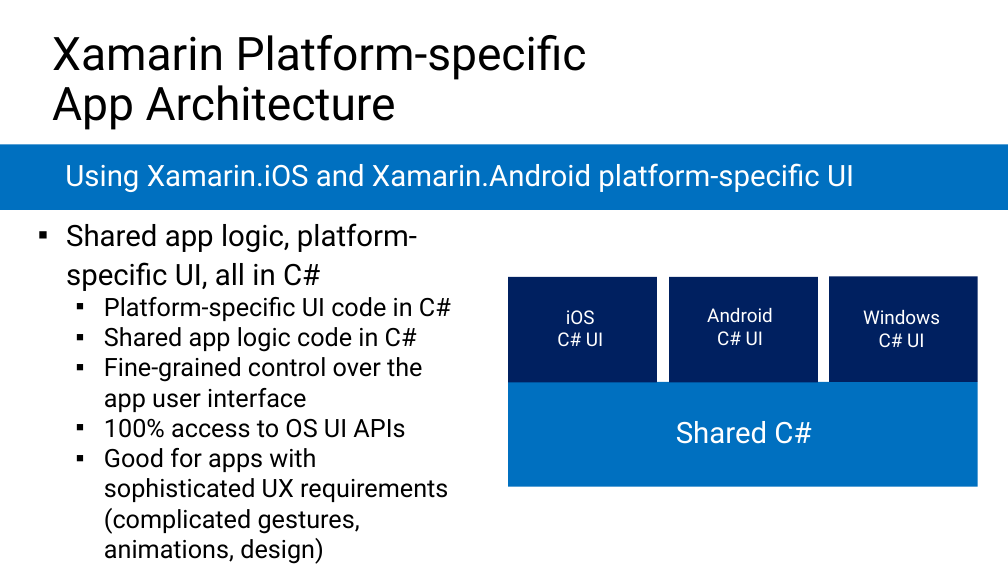
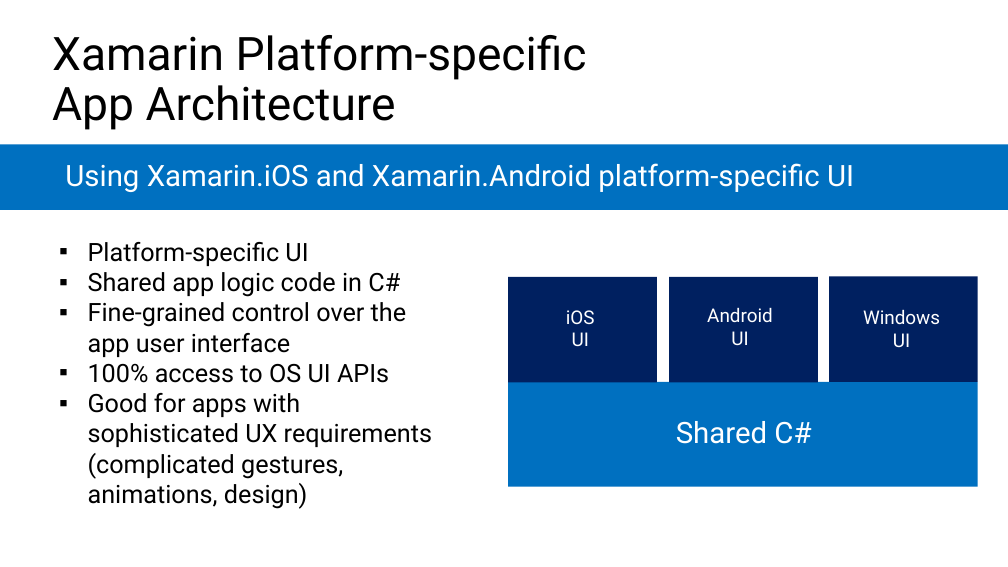
Before and after one commit to microsoft/AcademicContent, a slide deck: slide 6 of Instructor-Led/Module3/Lessons/Module3_Lesson9 Cross-Platform User Interfaces with Xamarin.Forms.pptx. Drawn at 1008x567 pixels with LibreOffice and Linux fonts; fonts in the diff are those of the drawing. Boxes give left, top, right and bottom in pixels: in the first picture for what was removed or moved away, otherwise in the second. Text is boxed around its words. In the diff, an @@ line names an element or a change of style, - is before the commit and + after.

```diff
--- a/Instructor-Led/Module3/Lessons/Module3_Lesson9 Cross-Platform User Interfaces with Xamarin.Forms.pptx
+++ b/Instructor-Led/Module3/Lessons/Module3_Lesson9 Cross-Platform User Interfaces with Xamarin.Forms.pptx
@@ text "Platform-specific UI": place and size @@
-text "Platform-specific UI" at [66, 223, 451, 534]
+text "Platform-specific UI" at [88, 242, 432, 509]
@@ text at [88, 242, 308, 266]: text changed; size 28 to 24 pt @@
-▪ Shared app logic, platform-specific UI, all in C#
-  ▪ Platform-specific UI code in C#
+  ▪ Platform-specific UI
@@ text at [572, 332, 589, 347]: text changed @@
-C# UI
+UI
@@ text at [731, 331, 748, 346]: text changed @@
-C# UI
+UI
@@ text at [893, 333, 910, 347]: text changed @@
-C# UI
+UI
```
Also in this commit, not shown: 2 other slides changed, 3 slides added, 10 other files.
